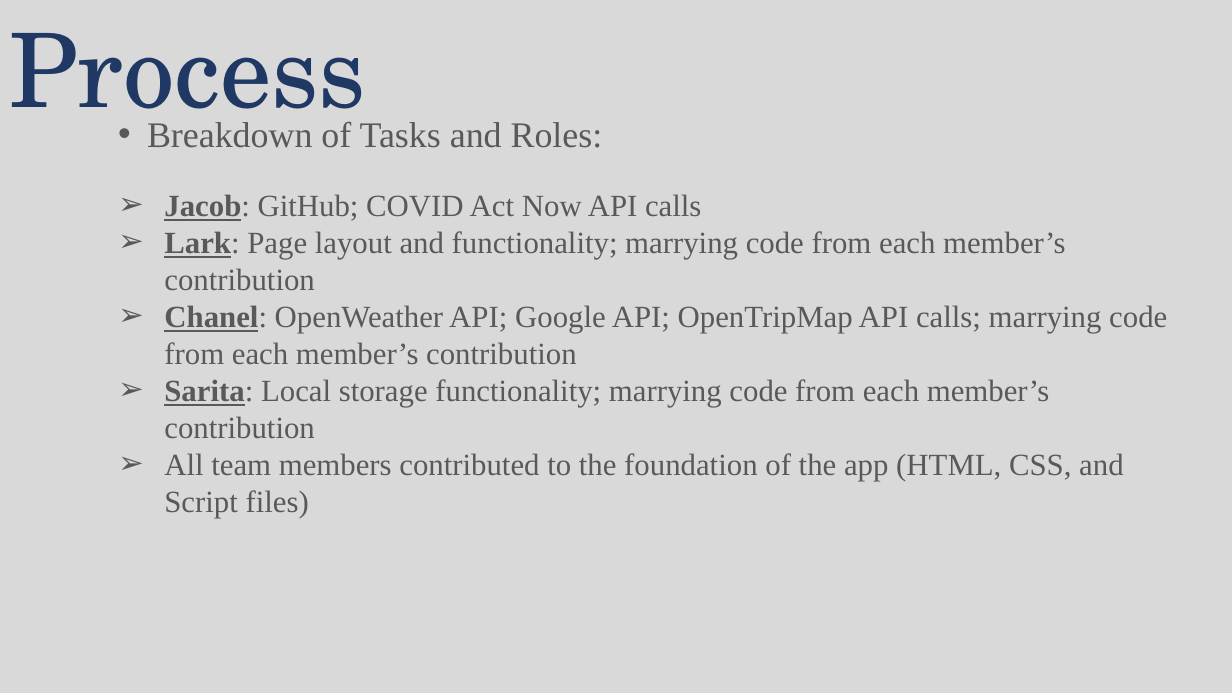
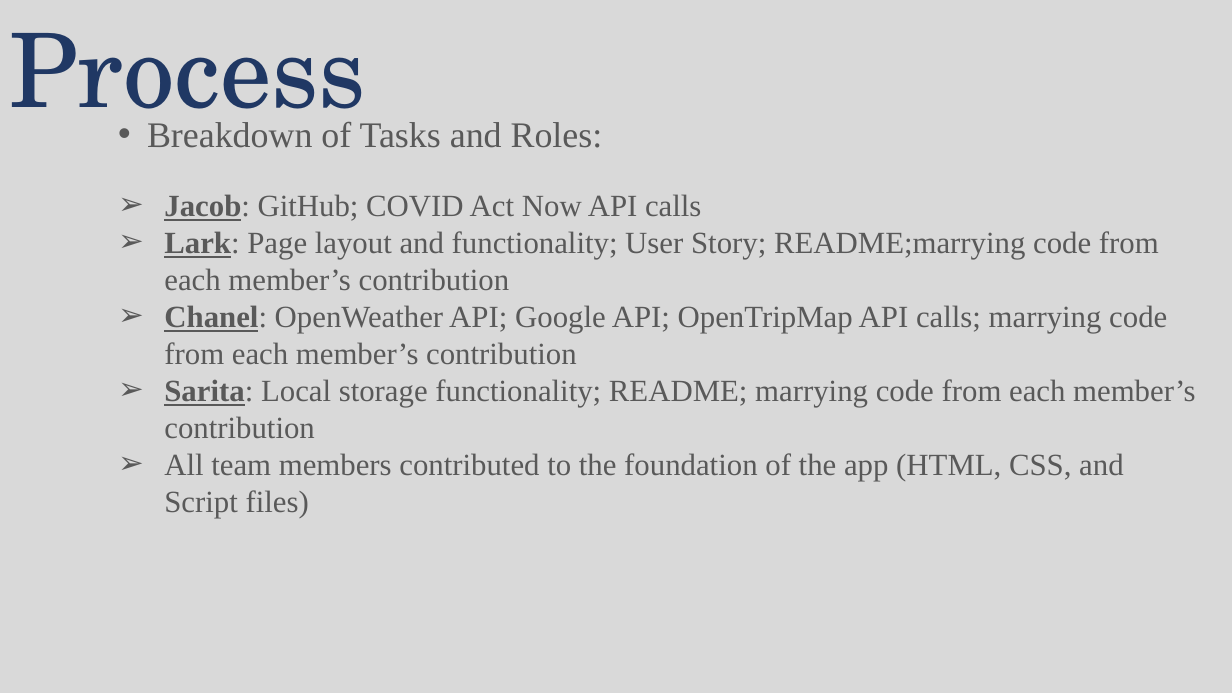
Before and after one commit to Jakeology/safe-travels, a slide deck: slide 5 of assets/Presentation/SafeTravels.pptx. Drawn at 1232x693 pixels with LibreOffice and Linux fonts; fonts in the diff are those of the drawing. Boxes give left, top, right and bottom in pixels: in the first picture for what was removed or moved away, otherwise in the second. Text is boxed around its words. In the diff, an @@ line names an element or a change of style, - is before the commit and + after.

Commit message:
README

```diff
--- a/assets/Presentation/SafeTravels.pptx
+++ b/assets/Presentation/SafeTravels.pptx
@@ text at bbox=[164, 231, 1159, 290]: text changed @@
-➢ Lark: Page layout and functionality; marrying code from each member’s contribution
+➢ Lark: Page layout and functionality; User Story; README;marrying code from each member’s contribution
@@ text at bbox=[164, 379, 1196, 438]: text changed @@
-➢ Sarita: Local storage functionality; marrying code from each member’s contribution
+➢ Sarita: Local storage functionality; README; marrying code from each member’s contribution
```
Also in this commit, not shown: 3 other files.
